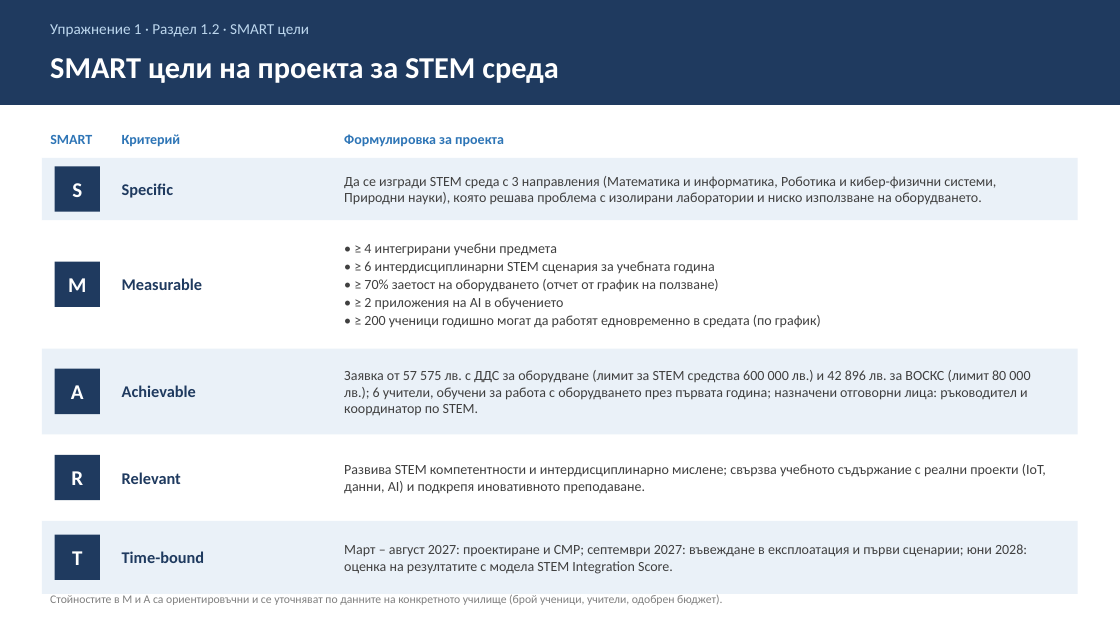
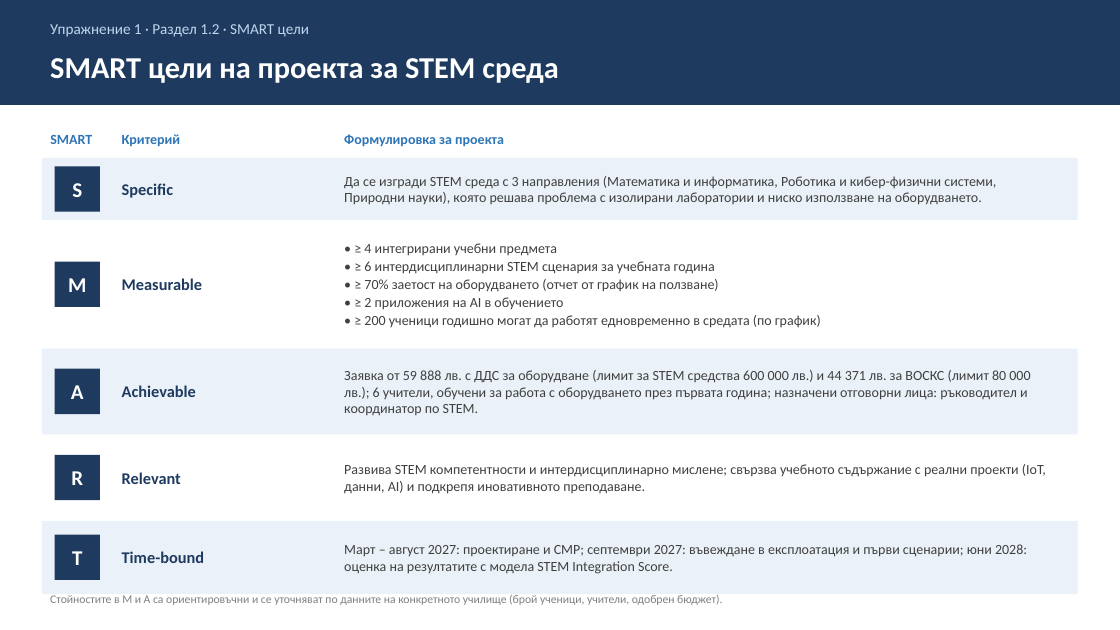
Before and after one commit to Alex-Tsvetanov/Project-Management, a slide deck: slide 2 of stem-project/solution/stem-smart-goals.pptx. Drawn at 1120x630 pixels with LibreOffice and Linux fonts; fonts in the diff are those of the drawing. Boxes give left, top, right and bottom in pixels: in the first picture for what was removed or moved away, otherwise in the second. Text is boxed around its words. In the diff, an @@ line names an element or a change of style, - is before the commit and + after.

```diff
--- a/stem-project/solution/stem-smart-goals.pptx
+++ b/stem-project/solution/stem-smart-goals.pptx
@@ text at bbox=[344, 370, 1030, 416]: text changed @@
-Заявка от 57 575 лв. с ДДС за оборудване (лимит за STEM средства 600 000 лв.) и 42 896 лв. за ВОСКС (лимит 80 000 лв.); 6 учители, обучени за работа с оборудването през първата година; назначени отговорни лица: ръководител и координатор по STEM.
+Заявка от 59 888 лв. с ДДС за оборудване (лимит за STEM средства 600 000 лв.) и 44 371 лв. за ВОСКС (лимит 80 000 лв.); 6 учители, обучени за работа с оборудването през първата година; назначени отговорни лица: ръководител и координатор по STEM.
```
Also in this commit, not shown: 4 other files.
